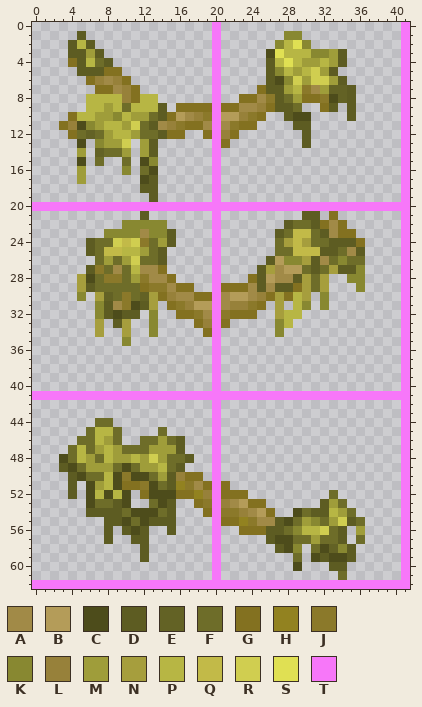
File history of a pixel-art sprite, Tiles/BrushWoodTree_Branches.png. That is the earlier state.
The file is 84x126 pixels, drawn in blocks of 2x2; one block is one cell here. Colours within 5 levels of each other are drawn and written as one.
Palette (. is transparent): A #a18a47  B #b49c59  C #4d4c1b  D #5d5c22  E #636225  F #6e6d29  G #837120  H #928220  J #8b792a  K #888831  L #97813a  M #9f9d3a  N #a69e3d  P #b7b644  Q #c2ba48  R #d0ce50  S #e0e053  T #f777f9
After:
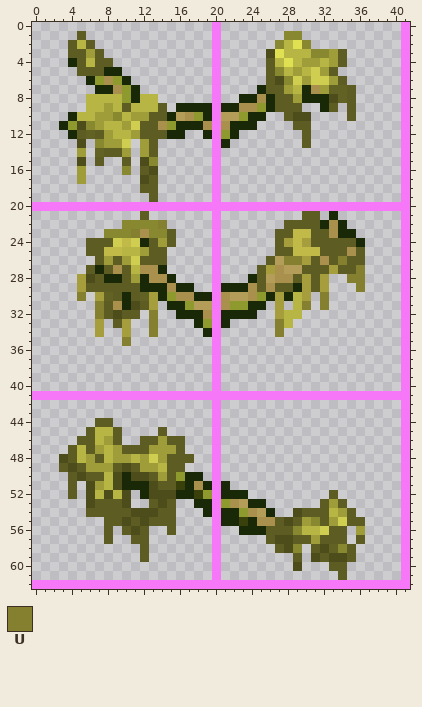
Colours new in this view: U #848030
Changes in this commit:
Colour A changes from #a18a47 to #aa904d.
Colour G changes from #837120 to #192806.
Colour H changes from #928220 to #39400c.
Colour L changes from #97813a to #8e9a2d.
The edit turns colour F into colour D in row 4 at x 7; in row 8 at x 28; in row 9 at x 10 and 29; in row 10 at x 13; in row 11 at x 12; in row 12 at x 5, 7 and 12 to 13.
The edit turns colour F into colour D in row 14 at x 8 to 9; in row 15 at x 7 and 10; in row 16 at x 12; in row 22 at x 29 to 30; in row 23 at x 28 and 31; in row 24 at x 7 to 8, 13, 27 and 31 to 32.
The edit turns colour F into colour D in row 25 at x 7, 13, 27 to 28 and 34; in row 26 at x 7, 9, 12 to 13, 33 and 35 to 36; in row 27 at x 8, 10, 30 and 32; in row 28 at x 7, 10 and 31; in row 29 at x 7 to 11 and 31; in row 30 at x 9 and 11.
The edit turns colour F into colour D in row 44 at x 7 to 8; in row 45 at x 6, 9 and 14; in row 46 at x 5 to 6, 9, 12 to 13 and 15; in row 47 at x 4, 6 and 10 to 12; in row 48 at x 4, 7 and 15 to 16; in row 49 at x 5, 9, 11 and 15.
The edit turns colour F into colour D in row 50 at x 6 to 7 and 13; in row 51 at x 14; in row 52 at x 33; in row 53 at x 7 to 8, 13 and 34; in row 54 at x 10, 14, 30 and 35; in row 55 at x 11, 29, 32 and 36.
The edit turns colour F into colour D in row 56 at x 28 and 33; in row 57 at x 29 to 30, 32 to 33 and 36; in row 58 at x 31; in row 59 at x 29; in row 61 at x 34.
The edit turns colour J into colour G in row 7 at x 30; in row 8 at x 26 and 32; in row 10 at x 19 and 24; in row 11 at x 16 and 22; in row 24 at x 12; in row 27 at x 7.
The edit turns colour J into colour G in row 28 at x 8 to 9 and 12; in row 29 at x 13 to 14; in row 30 at x 10; in row 31 at x 10, 16 and 24; in row 32 at x 18 and 21; in row 50 at x 10.
The edit turns colour J into colour G in row 51 at x 12 and 17; in row 53 at x 19; in row 54 at x 21 to 22; in row 55 at x 24.
The edit turns colour K into colour U in row 22 at x 14; in row 23 at x 11; in row 26 at x 28 to 29 and 34; in row 27 at x 36; in row 28 at x 35 to 36; in row 29 at x 36.
The edit turns colour K into colour U in row 30 at x 5 and 32; in row 31 at x 7, 30 and 32; in row 32 at x 7 and 13; in rows 33 to 34 at x 13 and 27; in row 35 at x 10.
Boxes around the changes in both pictures, in picture pixels (x1, y1, x2, y2):
changed: (59, 58, 329, 175)
changed: (77, 211, 365, 346)
changed: (68, 418, 365, 580)
